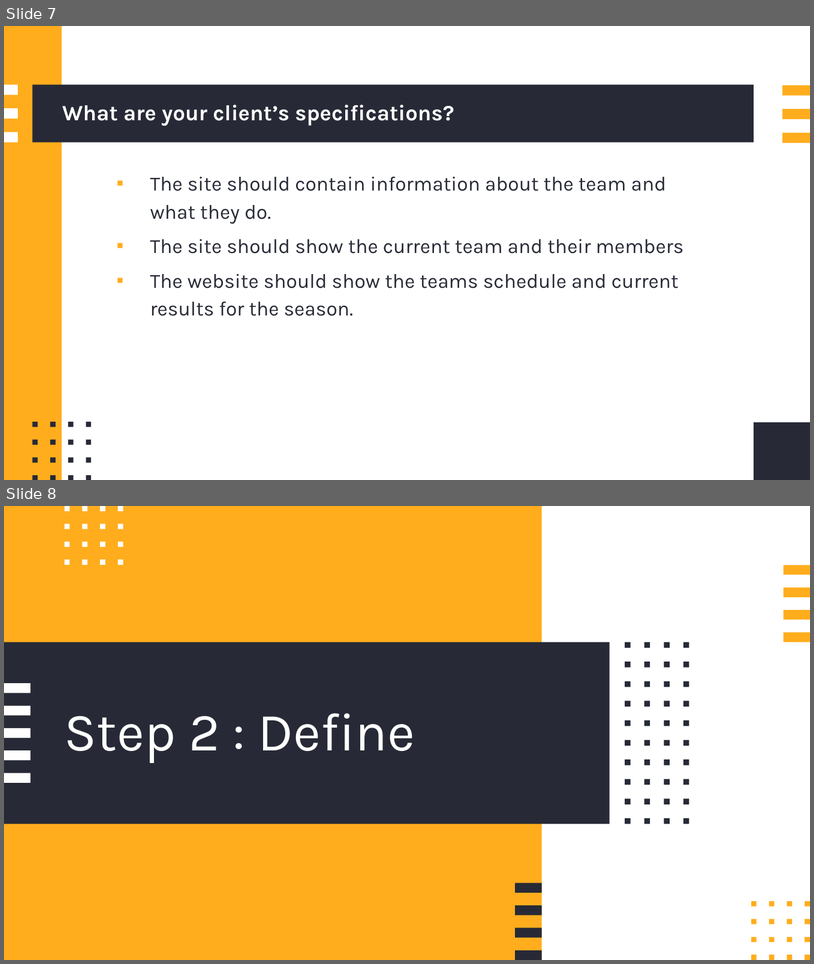
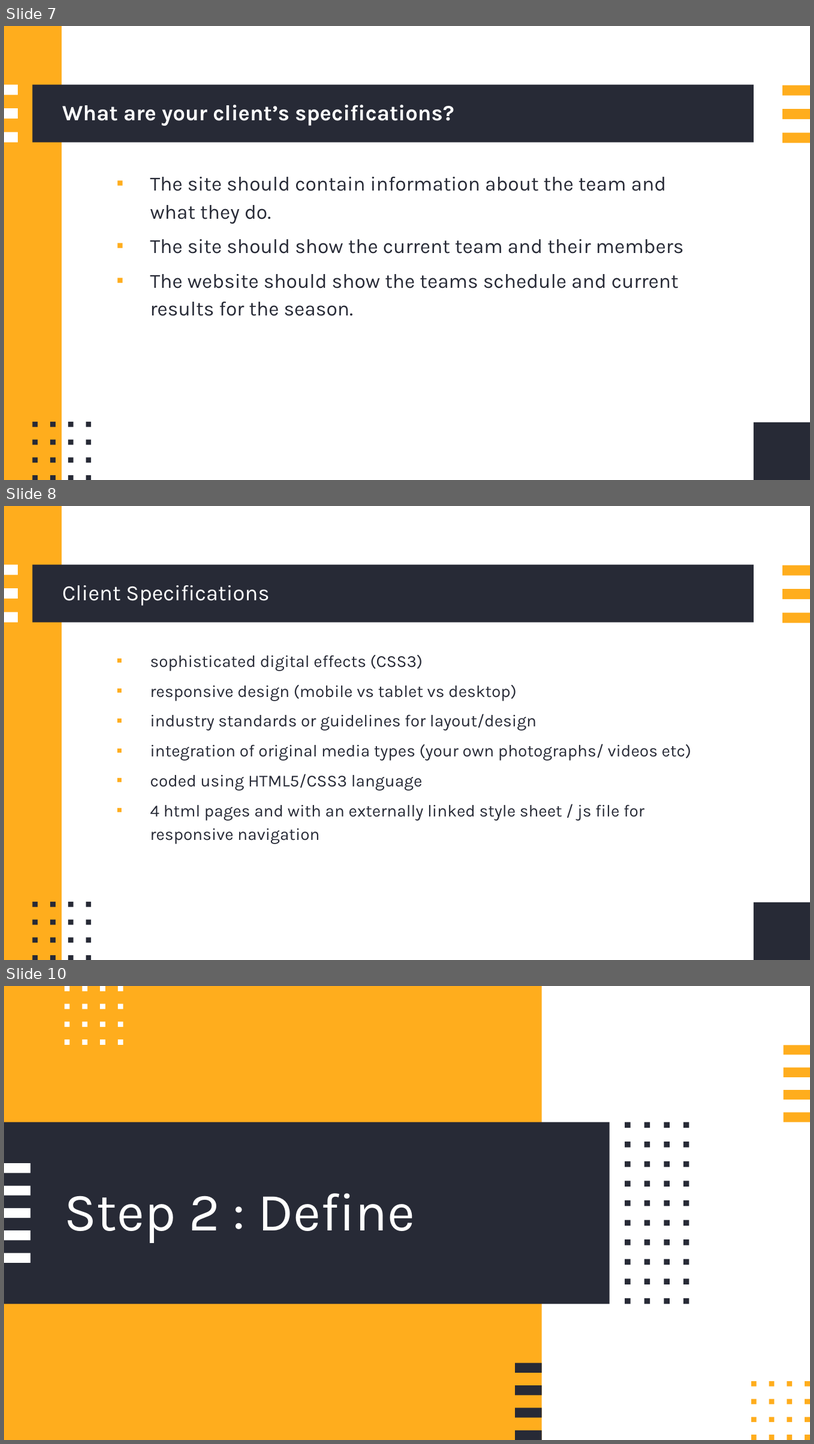
Before and after one commit to callumc20171/3.4-Assessment, a slide deck: 3.4 Assessment Resources/3.4 portfolio - Callum Cooper.pptx. Shown one above the other, each under a label of ours: slides 7 and 8 before the commit, slides 7, 8 and 10 after it; the slides between them are not shown. The pictures are 814x964 and 814x1444 pixels, drawn with LibreOffice and Linux fonts; fonts in the diff are those of the drawing. Boxes give left, top, right and bottom in pixels: in the first picture for what was removed or moved away, otherwise in the second. Text is boxed around its words. In the diff, an @@ line names an element or a change of style, - is before the commit and + after.

```diff
--- a/3.4 Assessment Resources/3.4 portfolio - Callum Cooper.pptx
+++ b/3.4 Assessment Resources/3.4 portfolio - Callum Cooper.pptx
@@ slide 8 added at <box>4,506,810,960</box>, background #FFFFFF; not listed: 25 template elements that a slide beside it also shows @@
@@ title added at <box>62,585,269,606</box>, 26 pt, text #FFFFFF @@
+Client Specifications
@@ text added at <box>150,655,692,844</box>, 20 pt, text #272A36 @@
+▪ sophisticated digital effects (CSS3)
+▪ responsive design (mobile vs tablet vs desktop)
+▪ industry standards or guidelines for layout/design
+▪ integration of original media types (your own photographs/ videos etc)
+▪ coded using HTML5/CSS3 language
+▪ 4 html pages and with an externally linked style sheet / js file for responsive navigation
@@ what was slide 8 is now slide 10 @@
```
Also in this commit, not shown: 3 slides changed, 2 other slides added, 1 slide removed, 3 other files.
